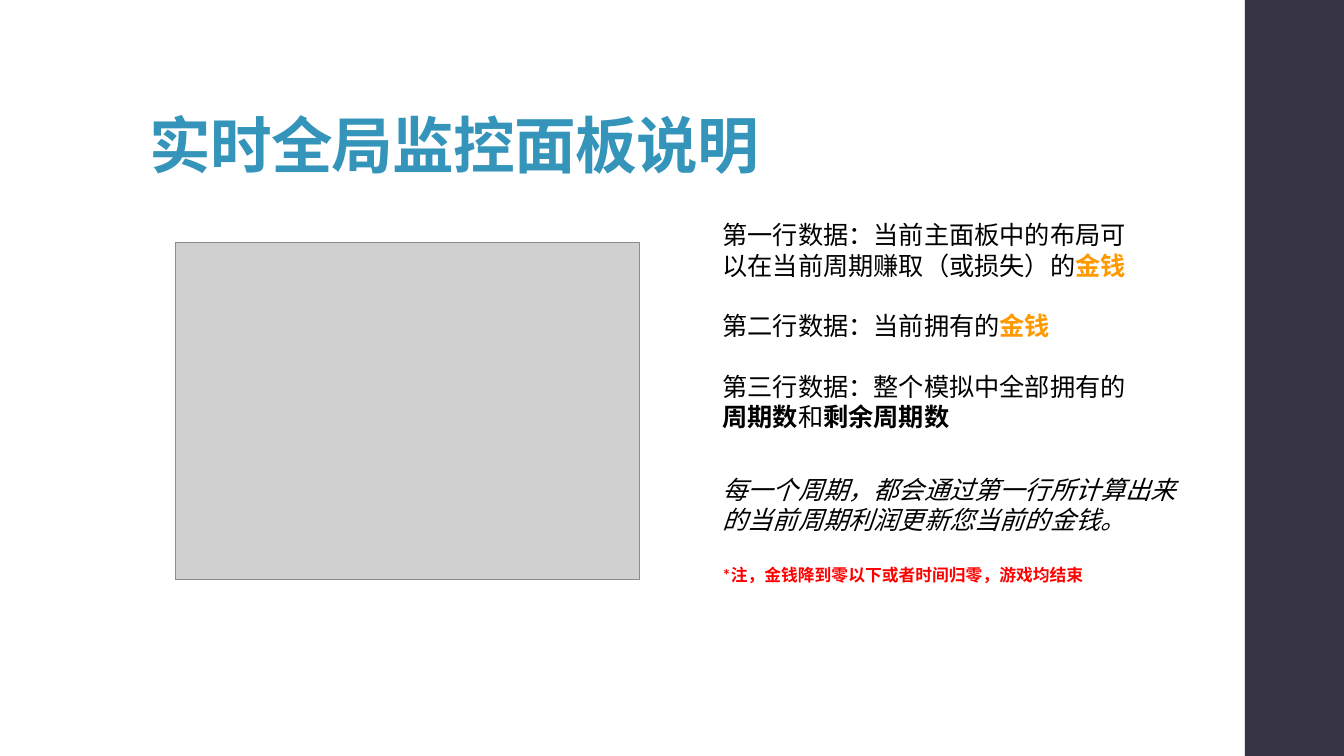
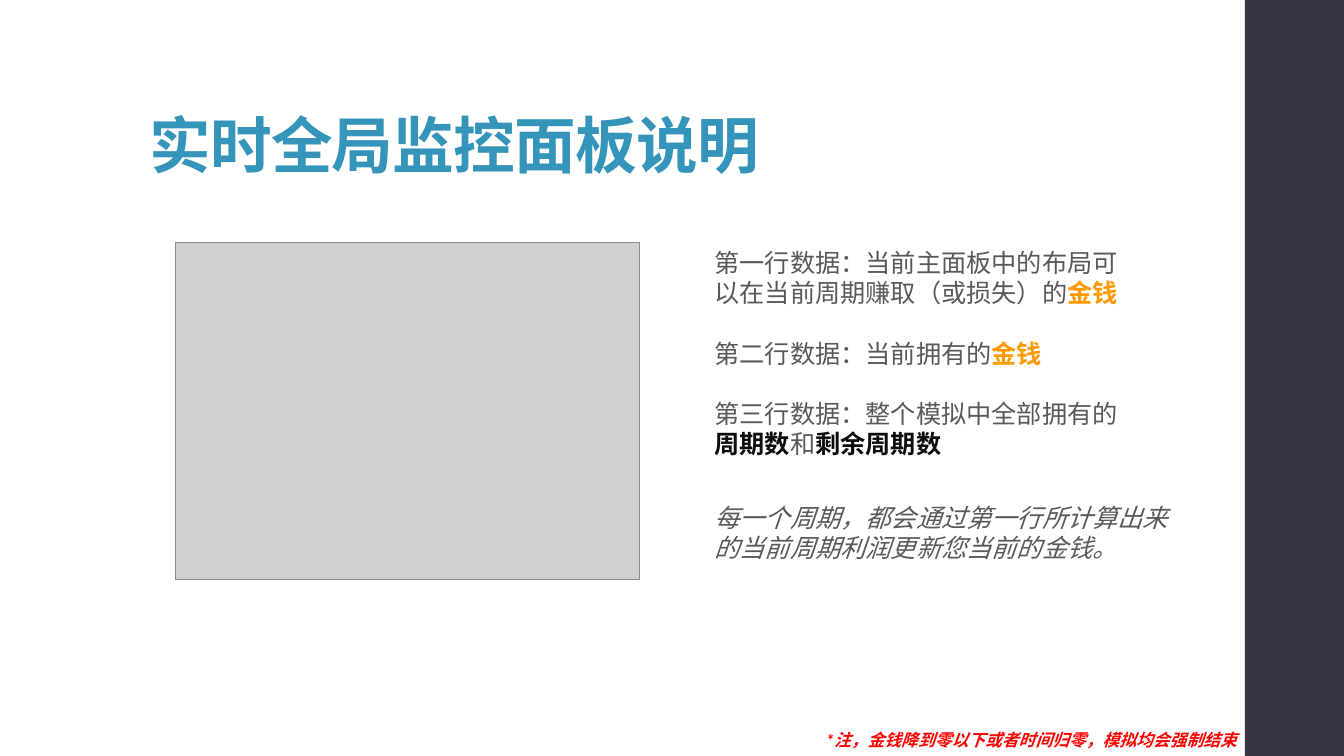
Before and after one commit to syx007/GamePlayGround, a slide deck: slide 8 of document/ROOT 操作指南.pptx. Drawn at 1344x756 pixels with LibreOffice and Linux fonts; fonts in the diff are those of the drawing; grey boxes stand for pictures. Boxes give left, top, right and bottom in pixels: in the first picture for what was removed or moved away, otherwise in the second. Text is boxed around its words. In the diff, an @@ line names an element or a change of style, - is before the commit and + after.

```diff
--- a/document/ROOT 操作指南.pptx
+++ b/document/ROOT 操作指南.pptx
@@ text "第一行数据：当前主面板中的布局可以在当前周期赚取（或损失）的金钱": place and size @@
-text "第一行数据：当前主面板中的布局可以在当前周期赚取（或损失）的金钱" at [722,222,1125,429]
+text "第一行数据：当前主面板中的布局可以在当前周期赚取（或损失）的金钱" at [714,251,1117,456]
@@ text "第一行数据：当前主面板中的布局可以在当前周期赚取（或损失）的金钱" at [714,251,1117,456]: text colour #000000 to #595959 in "第一行数据：当前主面板中的布局可以在当前周期赚取（或损失）的金钱", "第二行数据：当前拥有的金钱", "第三行数据：整个模拟中全部拥有的周期数和剩余周期数"; text colour #000000 to #0D0D0D in "第三行数据：整个模拟中全部拥有的周期数和剩余周期数" @@
@@ text "每一个周期，都会通过第一行所计算出来的当前周期利润更新您当前的金钱。": place and size @@
-text "每一个周期，都会通过第一行所计算出来的当前周期利润更新您当前的金钱。" at [722,477,1176,583]
+text "每一个周期，都会通过第一行所计算出来的当前周期利润更新您当前的金钱。" at [714,506,1168,559]
@@ text "每一个周期，都会通过第一行所计算出来的当前周期利润更新您当前的金钱。" at [714,506,1168,559]: text colour #000000 to #595959 @@
@@ text at [722,568,1083,583]: paragraph removed @@
-*注，金钱降到零以下或者时间归零，游戏均结束
@@ text added at [834,731,1237,748], 12 pt, text #FF0000, bold, italic @@
+*注，金钱降到零以下或者时间归零，模拟均会强制结束
```
Also in this commit, not shown: 10 other slides changed, 3 slides added, 1 slide removed.
